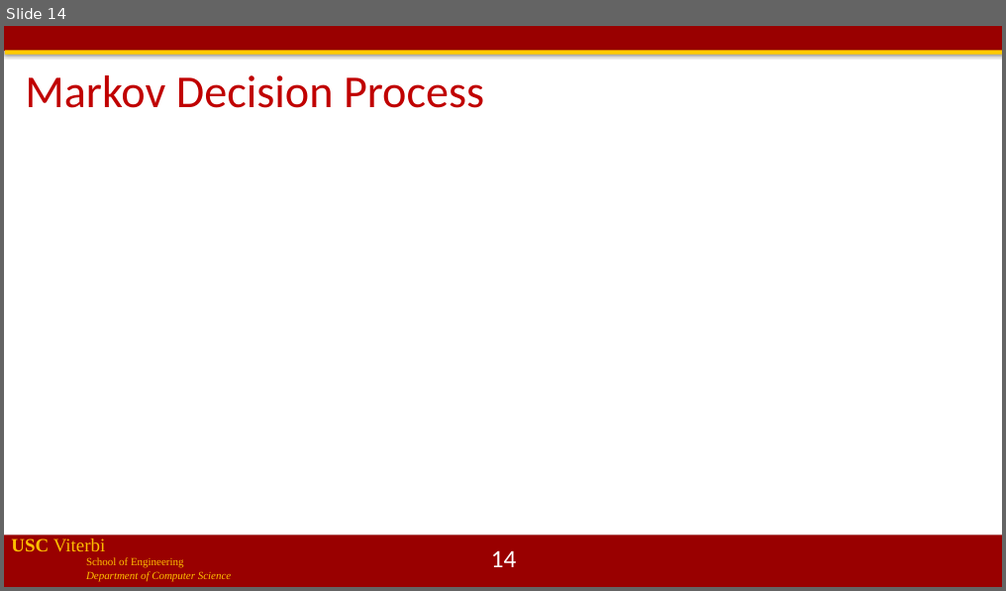
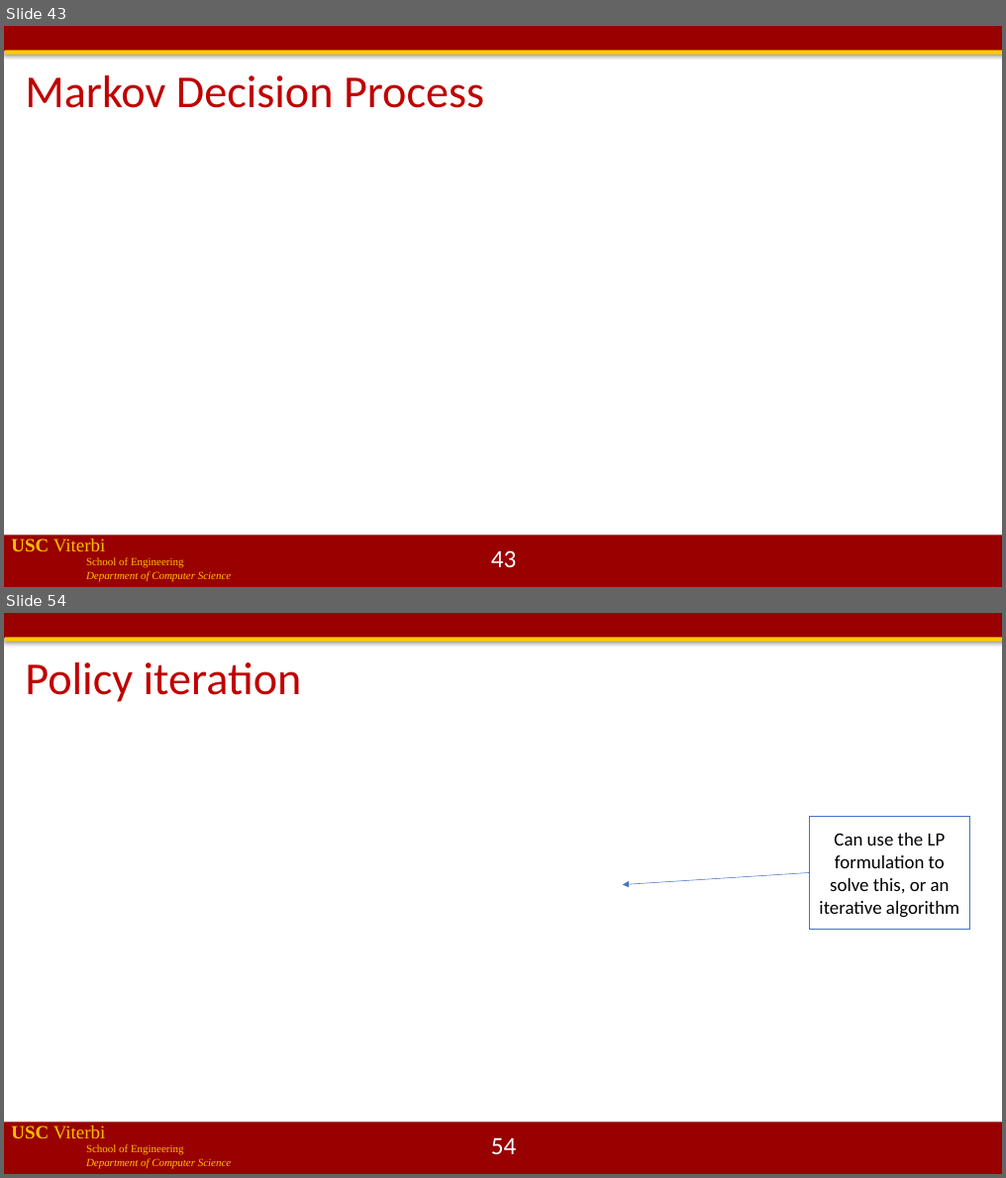
Before and after one commit to jdeshmukh/jdeshmukh.github.io, a slide deck: teaching/cs513-autocps-fall-2020/lecture8-Probabilistic-Models.pptx. Shown one above the other, each under a label of ours: slide 14 before the commit, slides 43 and 54 after it; the slides between them are not shown. The pictures are 1006x591 and 1006x1178 pixels, drawn with LibreOffice and Linux fonts; fonts in the diff are those of the drawing; grey boxes stand for pictures; background and template pictures are left out. Boxes give left, top, right and bottom in pixels: in the first picture for what was removed or moved away, otherwise in the second. Text is boxed around its words. In the diff, an @@ line names an element or a change of style, - is before the commit and + after.

```diff
--- a/teaching/cs513-autocps-fall-2020/lecture8-Probabilistic-Models.pptx
+++ b/teaching/cs513-autocps-fall-2020/lecture8-Probabilistic-Models.pptx
@@ slide 54 added at (x1=4, y1=613, x2=1002, y2=1174), background #FFFFFF; not listed: 4 template elements that a slide beside it also shows @@
@@ title added at (x1=25, y1=663, x2=302, y2=702), 44 pt, text #C00000 @@
+Policy iteration
@@ rectangle added at (x1=810, y1=817, x2=969, y2=929), fill #FFFFFF, outline #4472C4 1 pt, 18 pt, text #000000 @@
+Can use the LP formulation to solve this, or an iterative algorithm
@@ arrow added from (810, 872) to (623, 884), #4472C4 0.5 pt @@
@@ page number added at (x1=491, y1=1138, x2=517, y2=1155), 24 pt, text #FFFFFF @@
+54
@@ what was slide 14 is now slide 43 @@
@@ page number at (x1=491, y1=551, x2=517, y2=568): text changed @@
-14
+43
```
Also in this commit, not shown: 6 slides changed, 32 other slides added, 2 slides removed, 1 other file.
